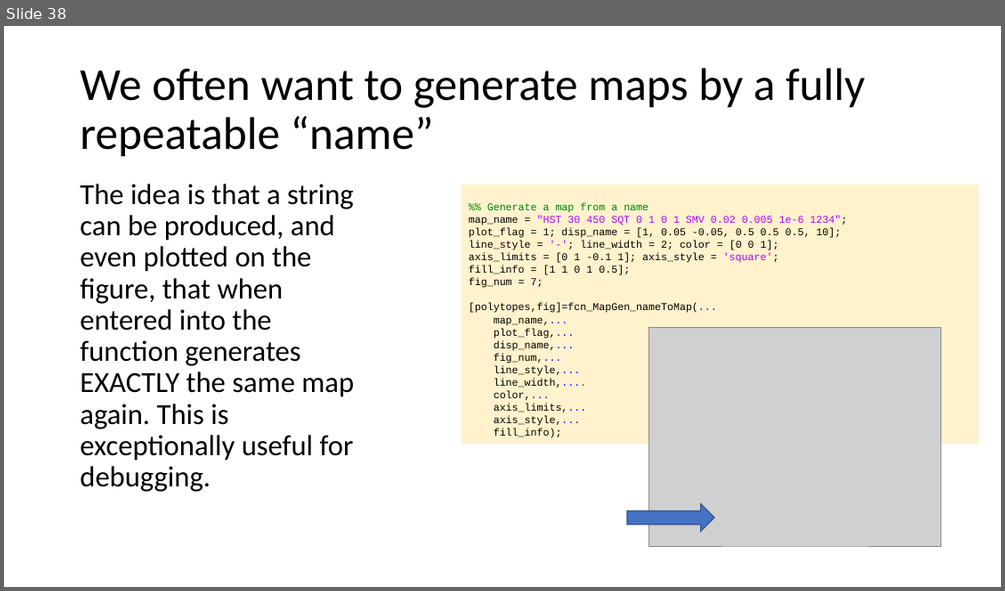
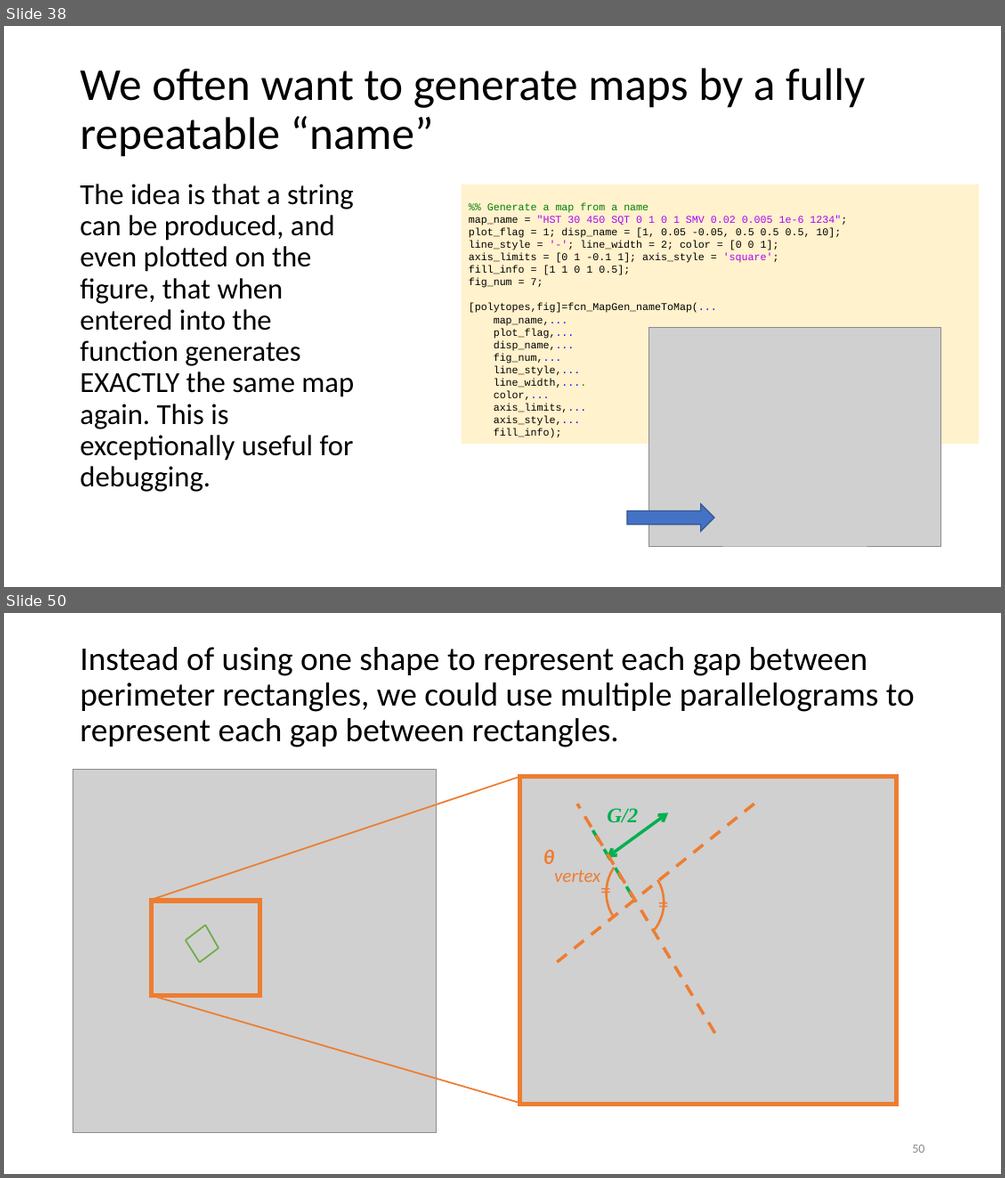
Before and after one commit to ivsg-psu/PathPlanning_MapTools_MapGenClassLibrary, a slide deck: Documents/MapGenClassLibrary.pptx. Shown one above the other, each under a label of ours: slide 38 before the commit, slides 38 and 50 after it; the slides between them are not shown. The pictures are 1005x591 and 1005x1178 pixels, drawn with LibreOffice and Linux fonts; fonts in the diff are those of the drawing; grey boxes stand for pictures. Boxes give left, top, right and bottom in pixels: in the first picture for what was removed or moved away, otherwise in the second. Text is boxed around its words. In the diff, an @@ line names an element or a change of style, - is before the commit and + after.

```diff
--- a/Documents/MapGenClassLibrary.pptx
+++ b/Documents/MapGenClassLibrary.pptx
@@ slide 50 added at [4,613,1001,1174], background #FFFFFF @@
@@ title added at [80,647,914,747], 32 pt, text #000000 @@
+Instead of using one shape to represent each gap between perimeter rectangles, we could use multiple parallelograms to represent each gap between rectangles.
@@ picture added at [73,770,437,1133] @@
@@ line added from (152, 900) to (520, 777), #ED7D31 1.5 pt @@
@@ picture added at [520,775,896,1103] @@
@@ rectangle added at [520,777,896,1104], outline #ED7D31 4.5 pt @@
@@ line added from (754, 803) to (557, 962), #ED7D31 3 pt dashed @@
@@ line added from (715, 1033) to (577, 803), #ED7D31 3 pt dashed @@
@@ double arrow added from (607, 858) to (668, 812), #00B050 3 pt @@
@@ text added at [607,808,638,823], 20 pt, text #00B050, bold, italic @@
+G/2
@@ text added at [532,837,618,895], 18 pt, text #ED7D31, italic @@
+ᶿvertex
@@ line added from (633, 897) to (591, 828), #00B050 3 pt dashed @@
@@ arc (boxed as its full ellipse) added at [606,852,678,933], outline #ED7D31 2.25 pt @@
@@ arc (boxed as its full ellipse) added at [591,861,666,945], outline #ED7D31 2.25 pt @@
@@ text added at [593,873,615,906], 20 pt, text #ED7D31 @@
+=
@@ rectangle added at [152,900,260,996], outline #ED7D31 4.5 pt @@
@@ text added at [651,887,672,920], 20 pt, text #ED7D31 @@
+=
@@ line added from (186, 941) to (205, 925), #70AD47 1.5 pt @@
@@ line added from (218, 948) to (205, 925), #70AD47 1.5 pt @@
@@ line added from (186, 941) to (199, 962), #70AD47 1.5 pt @@
@@ line added from (218, 948) to (199, 962), #70AD47 1.5 pt @@
@@ line added from (152, 995) to (520, 1103), #ED7D31 1.5 pt @@
@@ page number added at [912,1144,924,1152], 12 pt, text #8C8C8C @@
+50
```
Also in this commit, not shown: 18 other slides added, 3 other files.
